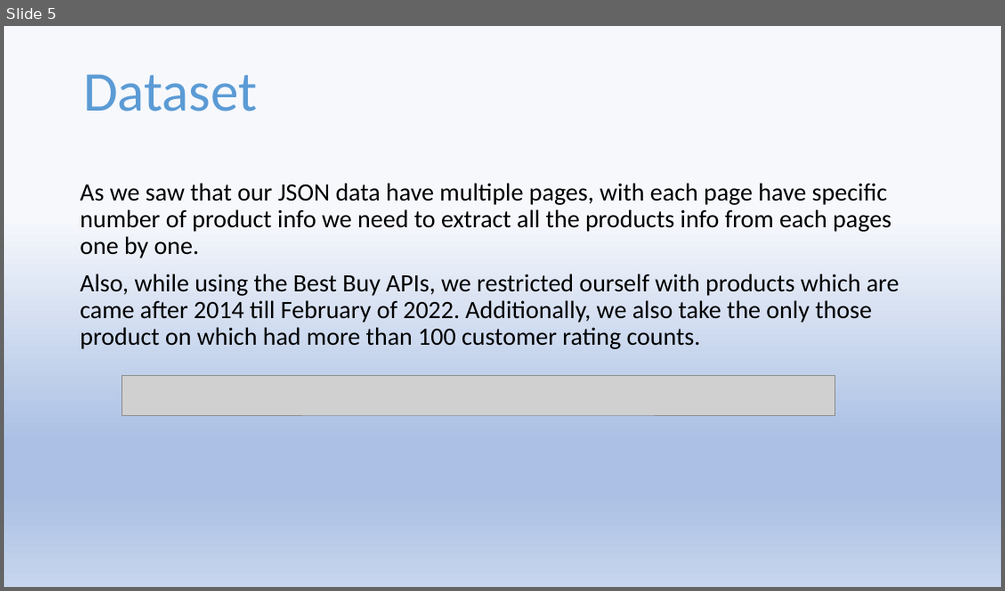
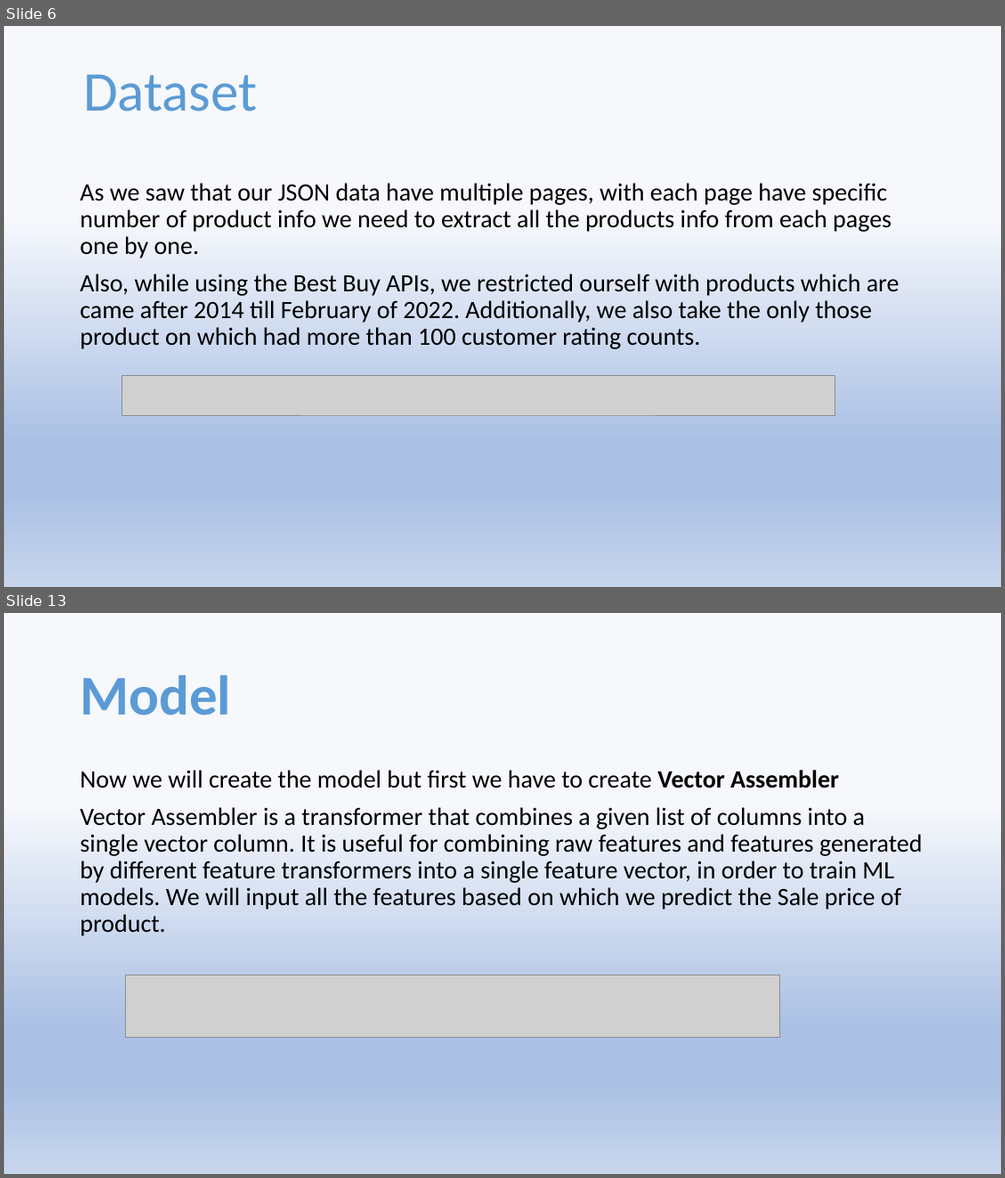
Before and after one commit to Pratyushnayak/Best-Buy-Price, a slide deck: Best Buy.pptx. Shown one above the other, each under a label of ours: slide 5 before the commit, slides 6 and 13 after it; the slides between them are not shown. The pictures are 1005x591 and 1005x1178 pixels, drawn with LibreOffice and Linux fonts; fonts in the diff are those of the drawing; grey boxes stand for pictures. Boxes give left, top, right and bottom in pixels: in the first picture for what was removed or moved away, otherwise in the second. Text is boxed around its words. In the diff, an @@ line names an element or a change of style, - is before the commit and + after.

```diff
--- a/Best Buy.pptx
+++ b/Best Buy.pptx
@@ slide 13 added at (x1=4, y1=613, x2=1001, y2=1174), background gradient #F6F8FC to #ABC0E4 to #C7D5ED @@
@@ title added at (x1=80, y1=675, x2=231, y2=715), 54 pt, text gradient #1F4E79 to #5B9BD5 to #9DC3E6, bold @@
+Model
@@ text added at (x1=80, y1=770, x2=922, y2=936), 24 pt, text #000000 @@
+Now we will create the model but first we have to create Vector Assembler
+Vector Assembler is a transformer that combines a given list of columns into a single vector column. It is useful for combining raw features and features generated by different feature transformers into a single feature vector, in order to train ML models. We will input all the features based on which we predict the Sale price of product.
@@ picture added at (x1=125, y1=975, x2=779, y2=1037) @@
@@ what was slide 5 is now slide 6 @@
```
Also in this commit, not shown: 2 slides changed, 14 other slides added, 1 slide removed.
